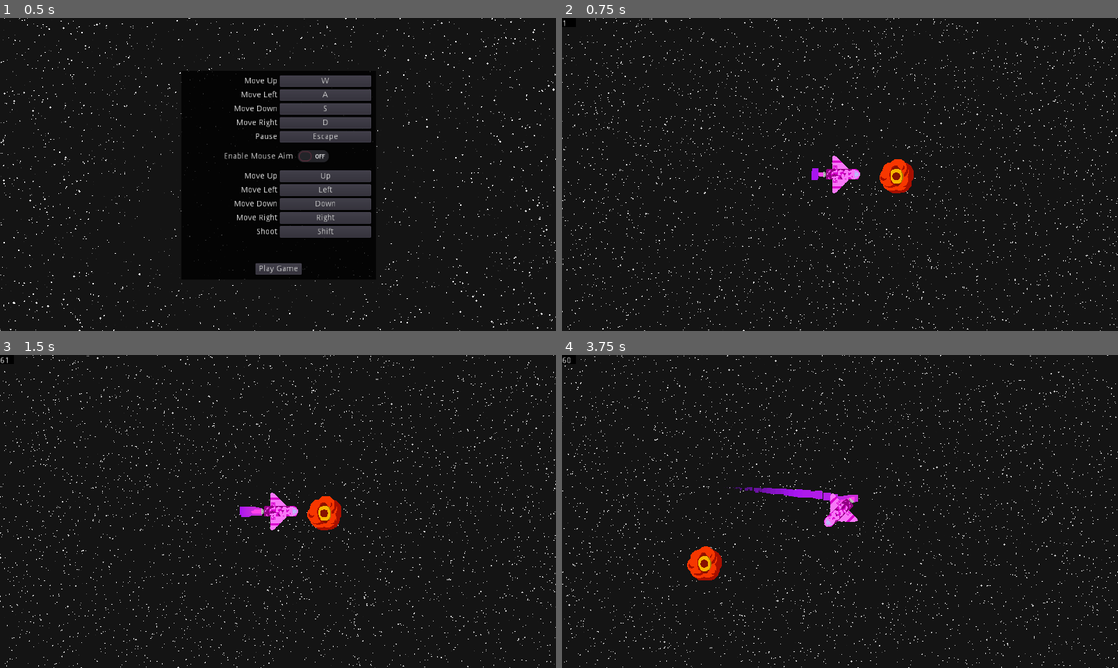
Above: before the commit, frames 1-4 (two rows, left to right).
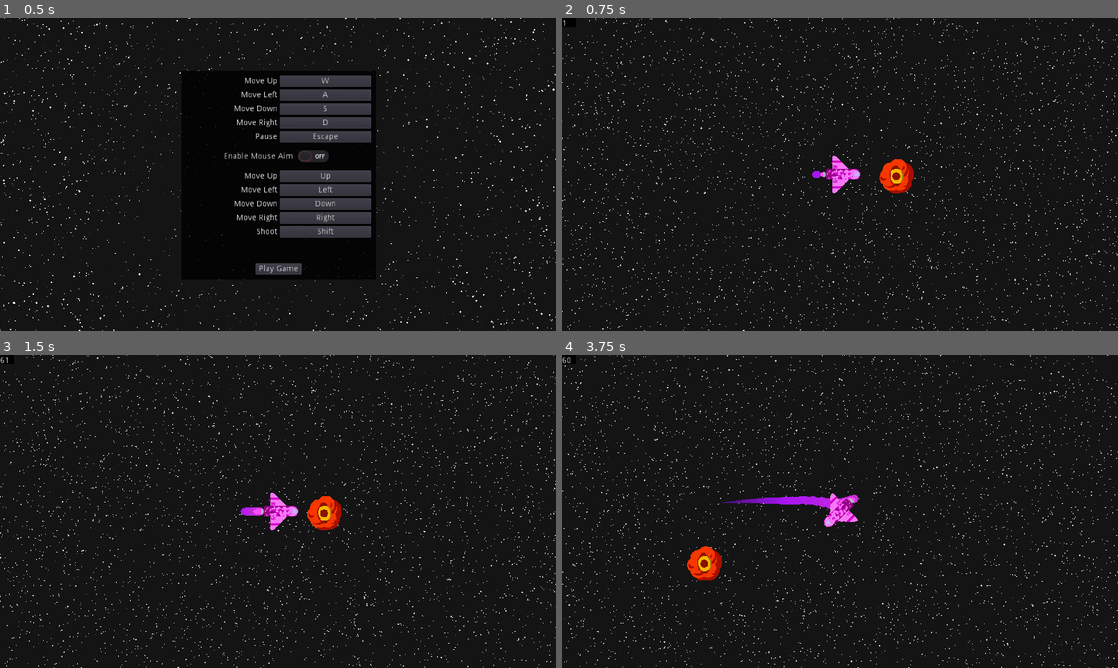
Above: after the commit, the same moments.

Repository: Jellonator/04-Space-Shooter
Game: Godot game, scene res://Gui/StartScreen.tscn
Two runs of this game, one before a commit and one after it. Both use one fixed random seed, a clock stepped at 60 frames per second and the inputs below.
Inputs (mouse positions are in pixels of both pictures, inside the frame that each line leads up to):
- Up to frame 1 (0.5 s): no input
- Up to frame 2 (0.75 s): click "Play Game" at 0.5 s
- Up to frame 3 (1.5 s): tap Enter at 1.25 s; move the mouse to (400, 495) at 1.27 s; press the mouse at (400, 495) at 1.28 s; hold D (move_right) from 1.28 s (still down)
- Up to frame 4 (3.75 s): move the mouse to (728, 527) at 2.02 s; release D (move_right) at 2.03 s; release the mouse at (728, 527) at 2.03 s; hold S (move_down) 2.03-2.78 s; tap Shift (action_shoot_nonmouse) at 2.1 s; move the mouse to (895, 442) at 2.77 s; hold D (move_right) 2.78-3.53 s; hold Down (look_down) 2.78-3.53 s; move the mouse to (812, 574) at 3.52 s; hold W (move_up) from 3.53 s (still down); tap Left (look_left) at 3.6 s; click (812, 574) at 3.67 s

Frame 1 is identical in both runs. In frame 2, less than 0.1% of the frame differs, in the area x 44-47%, y 48-52%; in frame 3, less than 0.1%; in frame 4, 0.6%, in the area x 27-54%, y 42-50%.

Commit message:
Player smoke trail is now a bit smoother

Diff:
--- a/Object/Player/Player.gd
+++ b/Object/Player/Player.gd
@@ -8,8 +8,12 @@
 onready var node_front := $FrontPos
 onready var node_left := $LeftPos
 onready var node_right := $RightPos
-onready var node_smoke := $Particles2D
+onready var node_smoke := $PSmoke as Particles2D
 onready var part_smoke := node_smoke.process_material as ParticlesMaterial
+onready var part_smoke_offset := node_smoke.position
+onready var node_fire := $PFlame as Particles2D
+onready var part_fire := node_fire.process_material as ParticlesMaterial
+onready var part_fire_offset := node_fire.position
 
 var shot_timer := 0.0
 var velocity := Vector2(0, 0)
@@ -22,7 +26,7 @@
 	ivector.y = Input.get_action_strength("move_down") - Input.get_action_strength("move_up")
 	if ivector.length_squared() > 1:
 		ivector = ivector.normalized()
-	if ivector.length() > 1e-4:
+	if ivector.length() > 1e-3:
 		node_smoke.emitting = true
 	else:
 		node_smoke.emitting = false
@@ -43,7 +47,25 @@
 		if lookvector.length_squared() > 1e-2:
 			self.rotation = lerp_angle(self.rotation, lookvector.angle(), delta * 10)
 		do_shoot = Input.is_action_pressed("action_shoot_nonmouse")
+	var prev_pos := global_position
 	velocity = move_and_slide(velocity)
+	var post_pos := global_position
+	if prev_pos == post_pos:
+		part_smoke.emission_shape = ParticlesMaterial.EMISSION_SHAPE_POINT
+		node_smoke.position = part_smoke_offset
+		part_fire.emission_shape = ParticlesMaterial.EMISSION_SHAPE_POINT
+		node_fire.position = part_fire_offset
+	else:
+		part_smoke.emission_shape = ParticlesMaterial.EMISSION_SHAPE_BOX
+		part_smoke.emission_box_extents.x = prev_pos.distance_to(post_pos)
+		node_smoke.global_position = global_transform.xform(part_smoke_offset) +\
+			(prev_pos + post_pos) / 2 - global_position
+		node_smoke.global_rotation = (post_pos - prev_pos).angle()
+		part_fire.emission_shape = ParticlesMaterial.EMISSION_SHAPE_BOX
+		part_fire.emission_box_extents.x = prev_pos.distance_to(post_pos)
+		node_fire.global_position = global_transform.xform(part_fire_offset) +\
+			(prev_pos + post_pos) / 2 - global_position
+		node_fire.global_rotation = (post_pos - prev_pos).angle()
 	var brender = get_tree().get_nodes_in_group("bullet_renderer")[0]
 	if do_shoot:
 		shot_timer -= delta * SHOTS_PER_SECOND
--- a/Object/Player/Player.tscn
+++ b/Object/Player/Player.tscn
@@ -1,7 +1,9 @@
-[gd_scene load_steps=9 format=2]
+[gd_scene load_steps=13 format=2]
 
 [ext_resource path="res://Object/Player/Player.gd" type="Script" id=1]
 [ext_resource path="res://Object/Player/PurpleFlame.png" type="Texture" id=2]
+[ext_resource path="res://Object/Player/bigsmoke.png" type="Texture" id=3]
+[ext_resource path="res://Object/Player/lilsmoke.png" type="Texture" id=4]
 
 [sub_resource type="Gradient" id=4]
 offsets = PoolRealArray( 0, 0.344512, 0.734756, 1 )
@@ -11,41 +13,47 @@
 gradient = SubResource( 4 )
 
 [sub_resource type="Curve" id=2]
-_data = [ Vector2( 0.002849, 1 ), 0.0, 0.0, 0, 0, Vector2( 0.336182, 0.922727 ), -0.965669, -0.965669, 0, 0, Vector2( 1, 0 ), 0.0, 0.0, 0, 0 ]
+_data = [ Vector2( 0.002849, 1 ), 0.0, 0.0, 0, 0, Vector2( 0.51567, 0.647727 ), -2.05636, -2.05636, 0, 0, Vector2( 1, 0 ), 0.0, 0.0, 0, 0 ]
 
 [sub_resource type="CurveTexture" id=3]
 curve = SubResource( 2 )
 
 [sub_resource type="ParticlesMaterial" id=1]
+emission_shape = 2
+emission_box_extents = Vector3( 1, 0, 0 )
+flag_align_y = true
+flag_disable_z = true
+direction = Vector3( -1, 0, 0 )
+spread = 0.0
+gravity = Vector3( 0, 0, 0 )
+initial_velocity = 64.0
+orbit_velocity = 0.0
+orbit_velocity_random = 0.0
+damping = 100.0
+scale_curve = SubResource( 3 )
+color_ramp = SubResource( 5 )
+
+[sub_resource type="Gradient" id=7]
+offsets = PoolRealArray( 0.731707, 1 )
+colors = PoolColorArray( 0.986328, 0.319786, 0.983724, 1, 0.788235, 0.0352941, 0.678431, 0 )
+
+[sub_resource type="GradientTexture" id=8]
+gradient = SubResource( 7 )
+
+[sub_resource type="ParticlesMaterial" id=6]
+trail_divisor = 8
 emission_shape = 1
 emission_sphere_radius = 1.0
+flag_align_y = true
 flag_disable_z = true
 direction = Vector3( -1, 0, 0 )
 spread = 25.0
 gravity = Vector3( 0, 0, 0 )
-initial_velocity = 64.0
 orbit_velocity = 0.0
 orbit_velocity_random = 0.0
 damping = 50.0
-scale = 12.0
 scale_curve = SubResource( 3 )
-color_ramp = SubResource( 5 )
-
-[sub_resource type="ParticlesMaterial" id=6]
-emission_shape = 2
-emission_box_extents = Vector3( 4, 1, 1 )
-flag_rotate_y = true
-flag_disable_z = true
-direction = Vector3( -1, 0, 0 )
-spread = 25.0
-gravity = Vector3( 0, 0, 0 )
-initial_velocity = 32.0
-orbit_velocity = 0.0
-orbit_velocity_random = 0.0
-damping = 50.0
-scale = 6.0
-scale_curve = SubResource( 3 )
-color = Color( 1, 0.270588, 0.921569, 1 )
+color_ramp = SubResource( 8 )
 
 [node name="Player" type="KinematicBody2D"]
 collision_layer = 2
@@ -71,20 +79,24 @@
 [node name="Camera2D" type="Camera2D" parent="."]
 current = true
 
-[node name="Particles2D" type="Particles2D" parent="."]
+[node name="PSmoke" type="Particles2D" parent="."]
 show_behind_parent = true
-position = Vector2( -33, 0 )
-amount = 128
+position = Vector2( -31, 0 )
+amount = 512
 lifetime = 0.5
+fixed_fps = 240
 local_coords = false
 draw_order = 1
 process_material = SubResource( 1 )
+texture = ExtResource( 3 )
 
-[node name="Particles2D2" type="Particles2D" parent="."]
+[node name="PFlame" type="Particles2D" parent="."]
 show_behind_parent = true
-position = Vector2( -29, 0 )
-amount = 48
+position = Vector2( -30, 0 )
+amount = 256
 lifetime = 0.1
+preprocess = 1.0
 local_coords = false
 draw_order = 1
 process_material = SubResource( 6 )
+texture = ExtResource( 4 )
Binary file added: Object/Player/bigsmoke.png
Not shown, added: Object/Player/bigsmoke.png.import
Binary file added: Object/Player/lilsmoke.png
Not shown, added: Object/Player/lilsmoke.png.import
Not shown, added: Object/Player/bigsmoke.kra
Not shown, added: Object/Player/lilsmoke.kra
